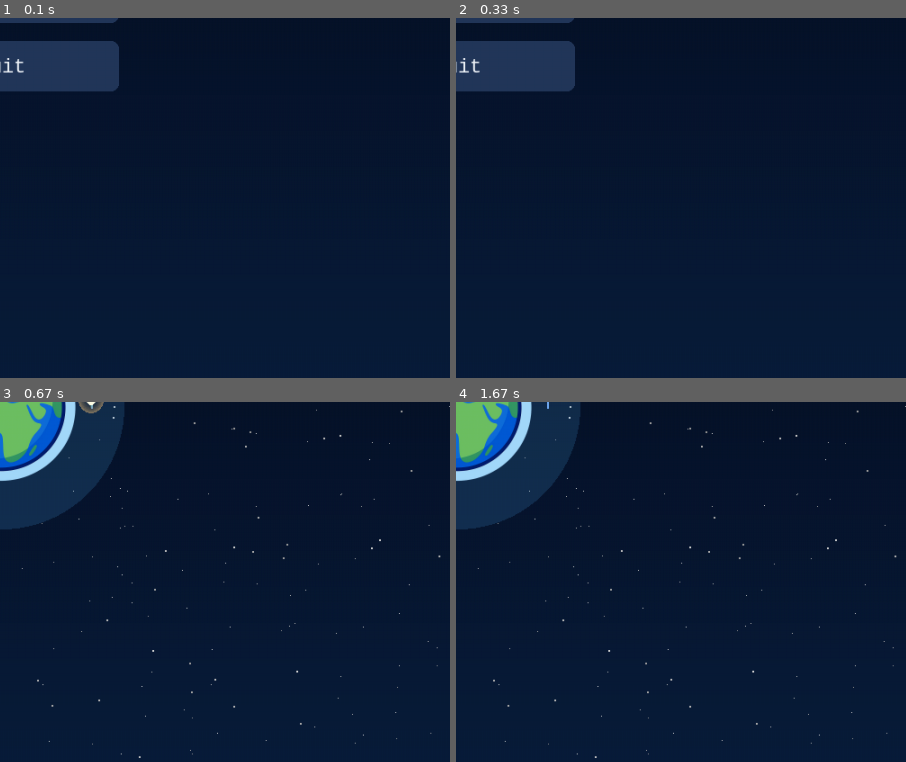
Above: before the commit, frames 1-4 (two rows, left to right).
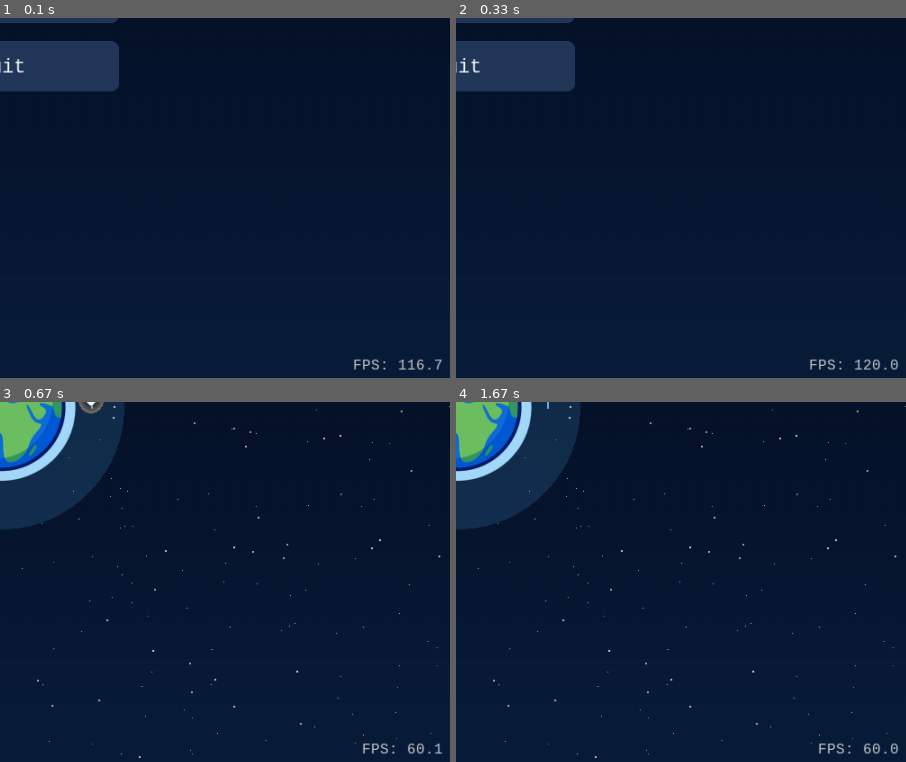
Above: after the commit, the same moments.

Repository: askel-dev/gymnasiearbete-omloppsbana
Game: pygame game, started from src/orbit_pygame.py
Two runs of this game, one before a commit and one after it. Both use one fixed random seed, a clock stepped at 60 frames per second and the inputs below.
Inputs (mouse positions are % of the whole screen's width and height, from its top left):
- Up to frame 1 (0.1 s): no input
- Up to frame 2 (0.33 s): no input
- Up to frame 3 (0.67 s): press the mouse at (50, 46) at 0.37 s; move the mouse to (34, 60) at 0.47 s; release the mouse at (19, 73) at 0.6 s
- Up to frame 4 (1.67 s): hold Right 0.67-1.13 s; hold Up 1.17-1.47 s; tap Space at 1.23, 1.57 s; hold Right from 1.5 s (still down)
The pictures show only the part of the screen within x 50-100%, y 49-99%; the shares and areas given below are measured in that part.

The runs differ from the first frame. In frame 1, 0.2% of the frame differs, in the area x 78-99%, y 94-98%; in frame 2, 0.2%; in frame 3, 0.2%; in frame 4, 0.2%.

Commit message:
added fps counter

Diff:
--- a/src/orbit_pygame.py
+++ b/src/orbit_pygame.py
@@ -276,6 +276,7 @@
 # =======================
 def main():
     pygame.init()
+    font_fps = pygame.font.SysFont("consolas", 18)
     pygame.display.set_caption("Omloppsbana i realtid (Pygame + RK4)")
     screen = pygame.display.set_mode((WIDTH, HEIGHT))
     earth_img = pygame.image.load("assets/earth_sprite.png").convert_alpha()
@@ -604,8 +605,16 @@
             for btn in menu_buttons:
                 btn.draw(screen, subtitle_font)
 
+            # --- FPS Counter ---
+            fps_value = clock.get_fps()
+            fps_text = font_fps.render(f"FPS: {fps_value:.1f}", True, (200, 200, 200))
+            # placera i nedre högra hörnet
+            text_rect = fps_text.get_rect(bottomright=(WIDTH - 10, HEIGHT - 10))
+            screen.blit(fps_text, text_rect)
+
+
             pygame.display.flip()
-            clock.tick(60)
+            clock.tick(240)
             continue
 
         # --- Fysik ackumulator ---
@@ -715,6 +724,15 @@
 
         # Jorden med sprite
         earth_screen_pos = world_to_screen(0.0, 0.0, ppm, tuple(camera_center))
+
+
+        # --- FPS Counter ---
+        fps_value = clock.get_fps()
+        fps_text = font_fps.render(f"FPS: {fps_value:.1f}", True, (200, 200, 200))
+
+        # placera i nedre högra hörnet
+        text_rect = fps_text.get_rect(bottomright=(WIDTH - 10, HEIGHT - 10))
+        screen.blit(fps_text, text_rect)
 
         # Skala bilden beroende på zoomnivå
         scale_factor = EARTH_RADIUS * ppm * 2 / earth_img.get_width()
